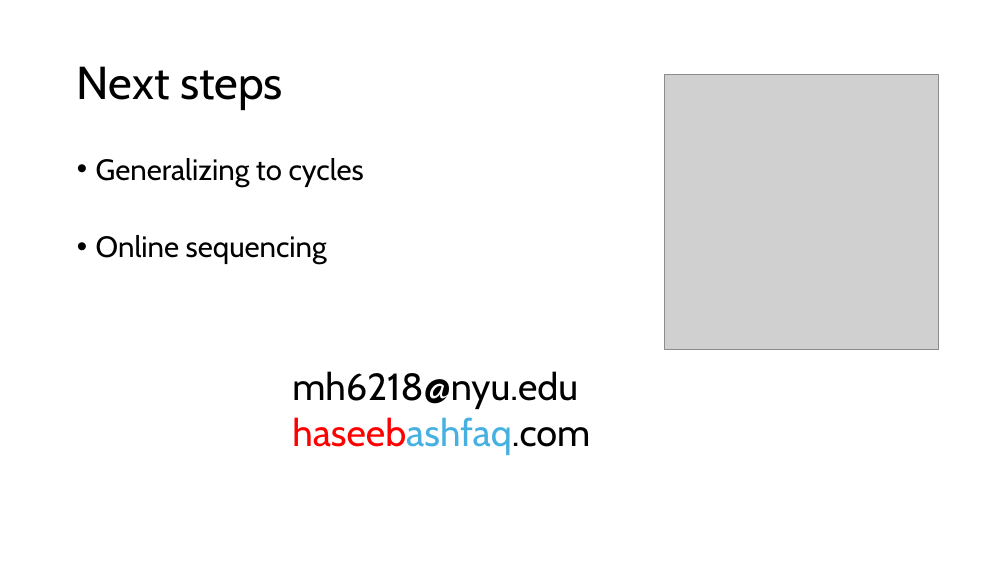
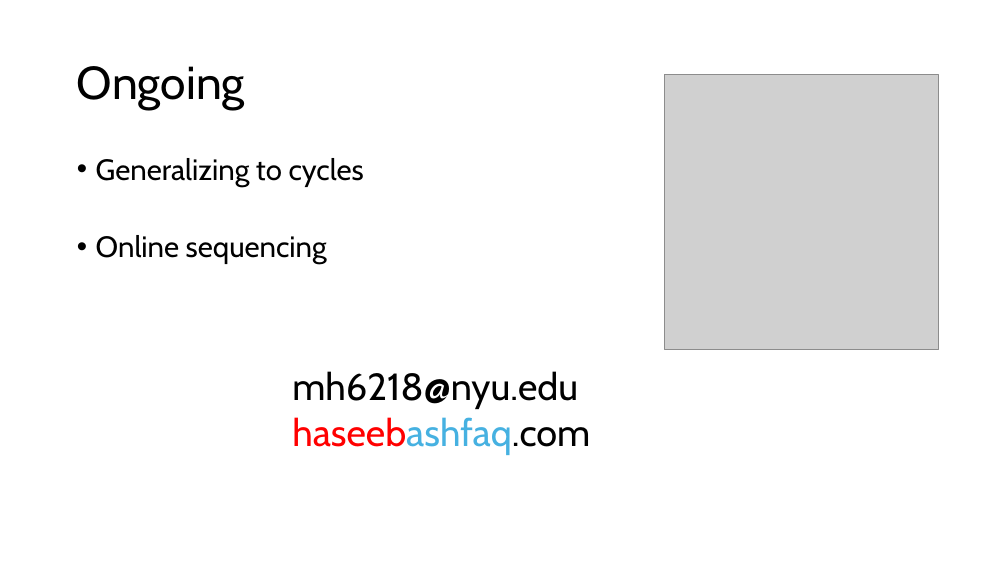
Before and after one commit to HaseebLUMS/Onyx-Presentation, a slide deck: slide 32 of NESysDay2026-tommy.pptx. Drawn at 1008x567 pixels with LibreOffice and Linux fonts; fonts in the diff are those of the drawing; grey boxes stand for pictures. Boxes give left, top, right and bottom in pixels: in the first picture for what was removed or moved away, otherwise in the second. Text is boxed around its words. In the diff, an @@ line names an element or a change of style, - is before the commit and + after.

Commit message:
add new presentation

```diff
--- a/NESysDay2026-tommy.pptx
+++ b/NESysDay2026-tommy.pptx
@@ title at bbox=[77, 66, 245, 110]: text changed @@
-Next steps
+Ongoing
```
Also in this commit, not shown: 1 other slide changed.
